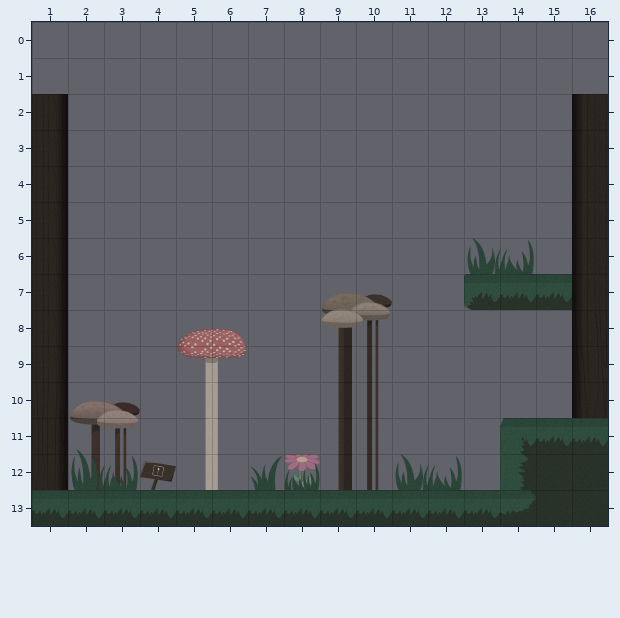
A Tiled map gets an edit: game/3.tmx. Above, as it was before the edit.
Cells are 128x128 px. Shown: x 1..16, y 0..13. The old version is drawn lined up with the new one.
The same view after the edit:
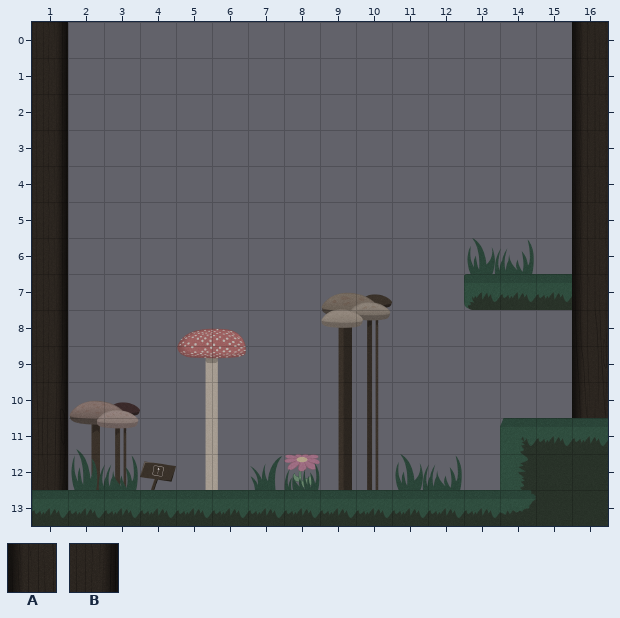
Key: from "default": A 46, B 47.
_ is an empty cell.
Diff:
{"change": "map size 18x13 -> 18x15 cells (old content now starts at 0,2; both pictures use the new coordinates)"}
{"where": "layer \"Tile Layer 1\""}
{"y":0,"x":1,"old":"_","new":"B"}
{"y":0,"x":16,"old":"_","new":"A"}
{"y":1,"x":1,"old":"_","new":"B"}
{"y":1,"x":16,"old":"_","new":"A"}
